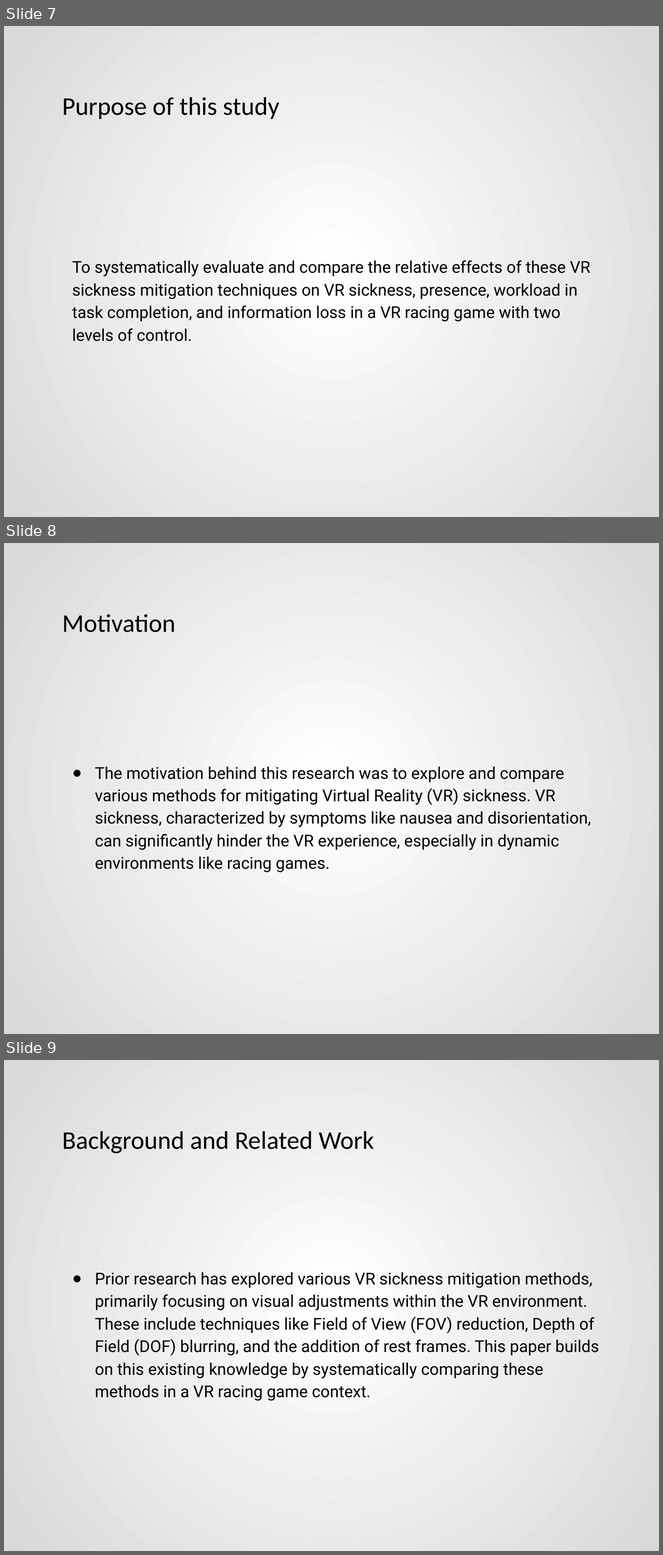
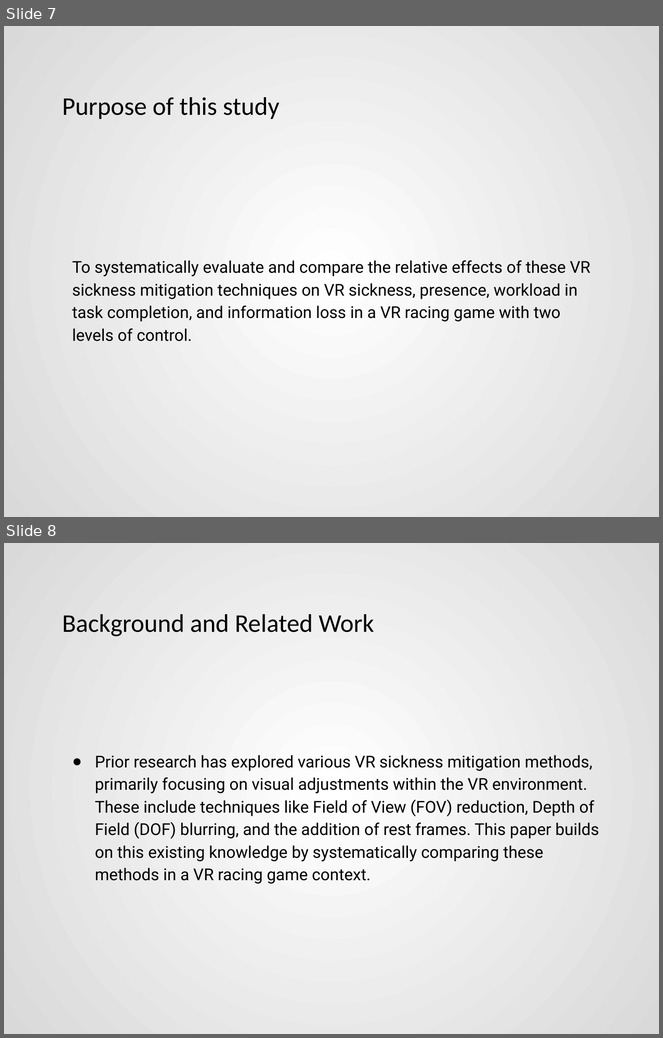
Before and after one commit to Akash3121/3D, a slide deck: Paper-Presentation/Akash - VR_Sickness_Mitigation_Methods_Presentation.pptx. Shown one above the other, each under a label of ours: slides 7, 8 and 9 before the commit, slides 7 and 8 after it. The pictures are 663x1555 and 663x1038 pixels, drawn with LibreOffice and Linux fonts; fonts in the diff are those of the drawing. Boxes give left, top, right and bottom in pixels: in the first picture for what was removed or moved away, otherwise in the second. Text is boxed around its words. In the diff, an @@ line names an element or a change of style, - is before the commit and + after.

```diff
--- a/Paper-Presentation/Akash - VR_Sickness_Mitigation_Methods_Presentation.pptx
+++ b/Paper-Presentation/Akash - VR_Sickness_Mitigation_Methods_Presentation.pptx
@@ slide 8 removed at [4, 543, 659, 1034], background gradient #FFFFFF to #D9D9D9 @@
@@ title removed at [62, 614, 176, 632] @@
-Motivation
@@ text removed at [95, 767, 591, 873] @@
-● The motivation behind this research was to explore and compare various methods for mitigating Virtual Reality (VR) sickness. VR sickness, characterized by symptoms like nausea and disorientation, can significantly hinder the VR experience, especially in dynamic environments like racing games.
@@ what was slide 9 is now slide 8 @@
```
Also in this commit, not shown: 1 slide changed.
